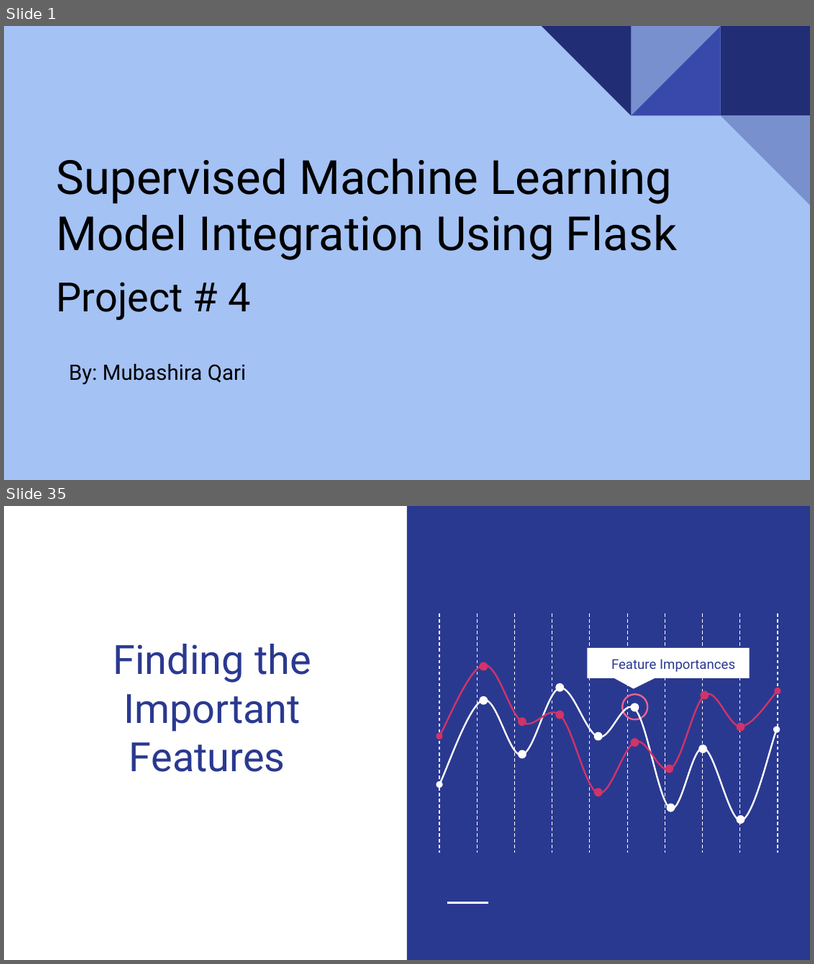
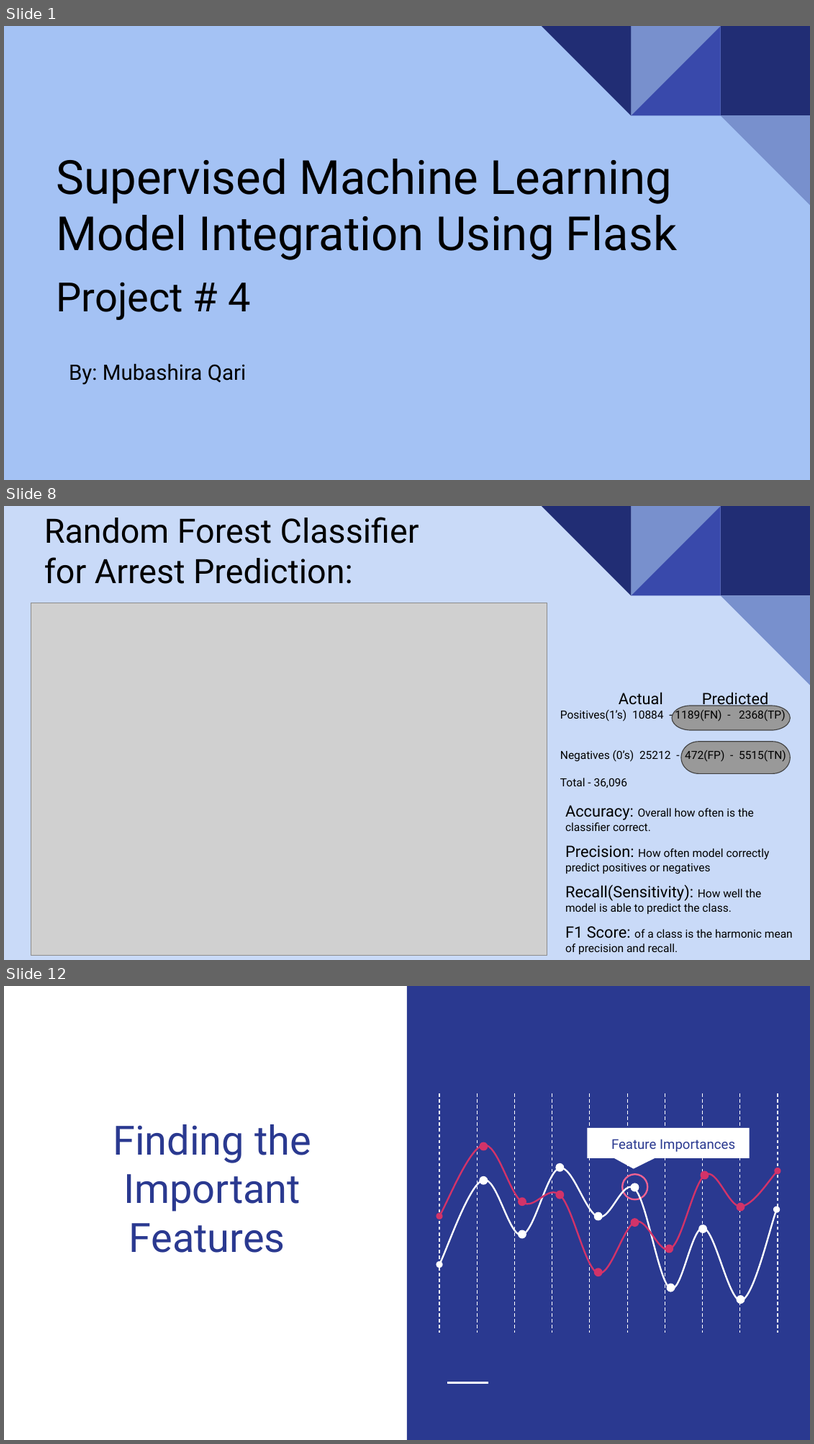
Before and after one commit to uzmabb182/Heroku-outcome-prediction, a slide deck: static/presentation/final_project_presentation_slides.pptx. Shown one above the other, each under a label of ours: slides 1 and 35 before the commit, slides 1, 8 and 12 after it; the slides between them are not shown. The pictures are 814x964 and 814x1444 pixels, drawn with LibreOffice and Linux fonts; fonts in the diff are those of the drawing; grey boxes stand for pictures. Boxes give left, top, right and bottom in pixels: in the first picture for what was removed or moved away, otherwise in the second. Text is boxed around its words. In the diff, an @@ line names an element or a change of style, - is before the commit and + after.

```diff
--- a/static/presentation/final_project_presentation_slides.pptx
+++ b/static/presentation/final_project_presentation_slides.pptx
@@ slide 8 added at [4, 506, 810, 960], background #C9DAF8; not listed: 5 template elements that a slide beside it also shows @@
@@ title added at [44, 517, 419, 584], 30 pt, text #000000 @@
+Random Forest Classifier for Arrest Prediction:
@@ picture added at [31, 602, 548, 955] @@
@@ text added at [561, 692, 787, 788], 10 pt, text #000000 @@
+Actual Predicted
+Positives(1’s) 10884 - 1189(FN) - 2368(TP)
+Negatives (0’s) 25212 - 472(FP) - 5515(TN)
+Total - 36,096
@@ pill shape added at [672, 705, 791, 729], fill #999999, outline #434343 0.75 pt @@
@@ pill shape added at [682, 741, 790, 774], fill #999999, outline #434343 0.75 pt @@
@@ text added at [566, 805, 793, 954], 10 pt, text #000000 @@
+Accuracy: Overall how often is the classifier correct.
+Precision: How often model correctly predict positives or negatives
+Recall(Sensitivity): How well the model is able to predict the class.
+F1 Score: of a class is the harmonic mean of precision and recall.
@@ what was slide 35 is now slide 12 @@
```
Also in this commit, not shown: 4 slides changed, 8 other slides added, 33 slides removed, 1 other file.
